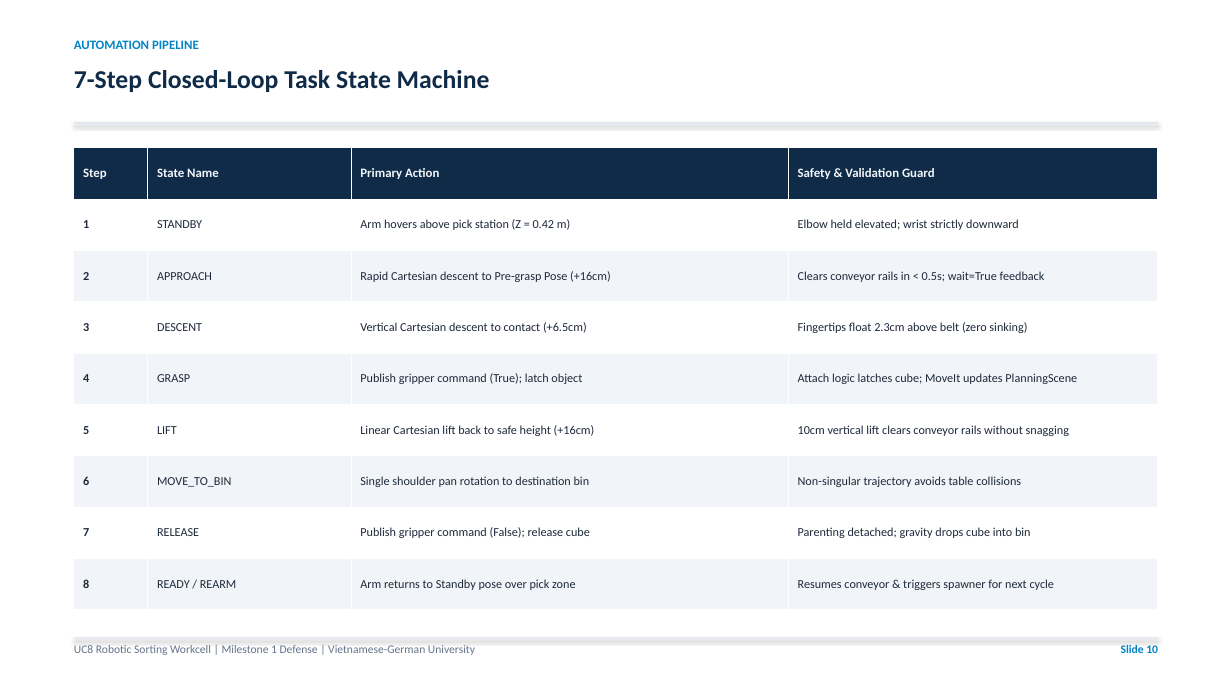
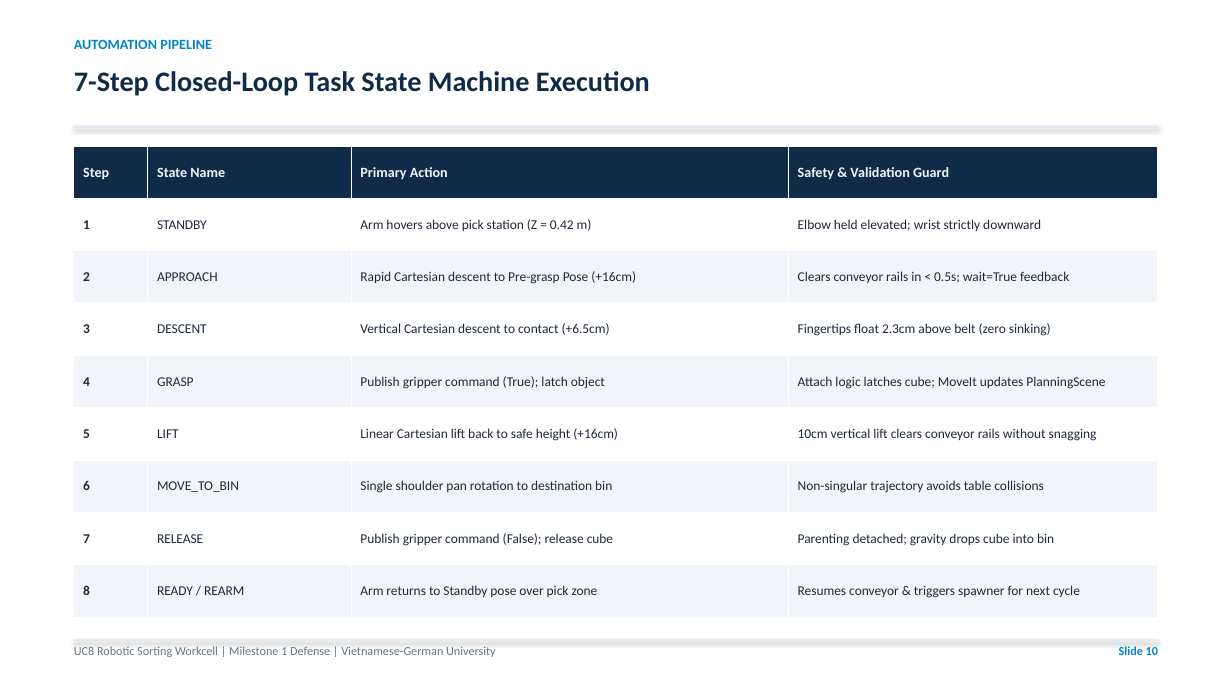
Before and after one commit to Aqikop/VGU26-Project-UC8, a slide deck: slide 10 of docs/week05/UC8_Week05_Milestone1_Presentation.pptx. Drawn at 1232x693 pixels with LibreOffice and Linux fonts; fonts in the diff are those of the drawing. Boxes give left, top, right and bottom in pixels: in the first picture for what was removed or moved away, otherwise in the second. Text is boxed around its words. In the diff, an @@ line names an element or a change of style, - is before the commit and + after.

```diff
--- a/docs/week05/UC8_Week05_Milestone1_Presentation.pptx
+++ b/docs/week05/UC8_Week05_Milestone1_Presentation.pptx
@@ text "AUTOMATION PIPELINE" at box(74, 39, 212, 49): size 10 to 11 pt @@
@@ text at box(74, 71, 650, 96): text changed; size 20 to 22 pt @@
-7-Step Closed-Loop Task State Machine
+7-Step Closed-Loop Task State Machine Execution
@@ table at box(74, 146, 1158, 617) @@
@@ size 10 to 11 pt in "Step", "State Name", "Primary Action", "Safety & Validation Guard" @@
@@ size 9.5 to 10.5 pt @@
@@ rectangle: place and size @@
-rectangle at box(74, 122, 1158, 124)
+rectangle at box(74, 126, 1158, 128)
@@ text "UC8 Robotic Sorting Workcell | ..." at box(74, 646, 496, 657): size 9 to 9.5 pt @@
@@ text "Slide 10" at box(1119, 646, 1158, 655): size 9 to 9.5 pt @@
```
Also in this commit, not shown: 14 other slides changed, 3 other files.
